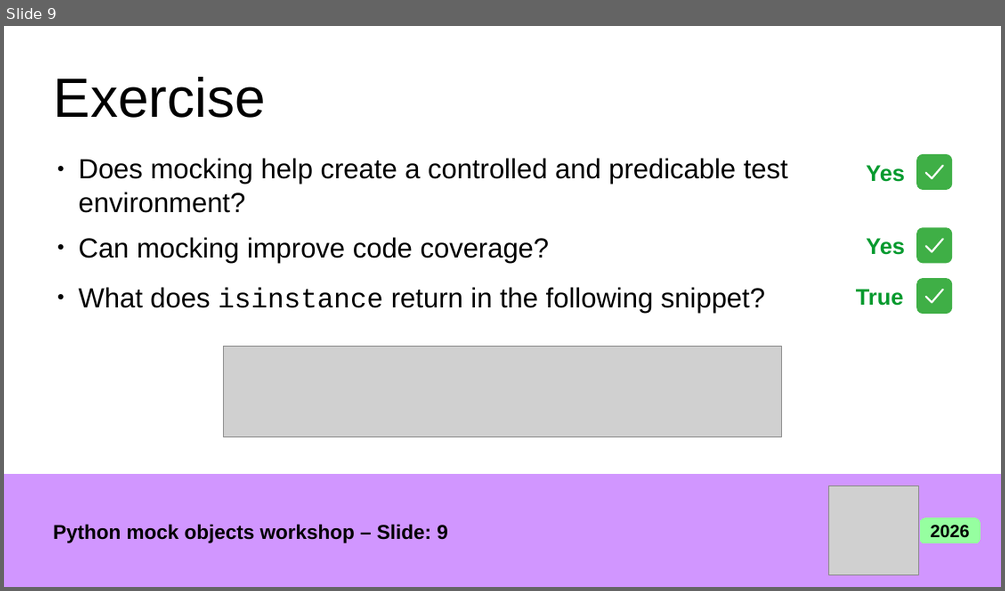
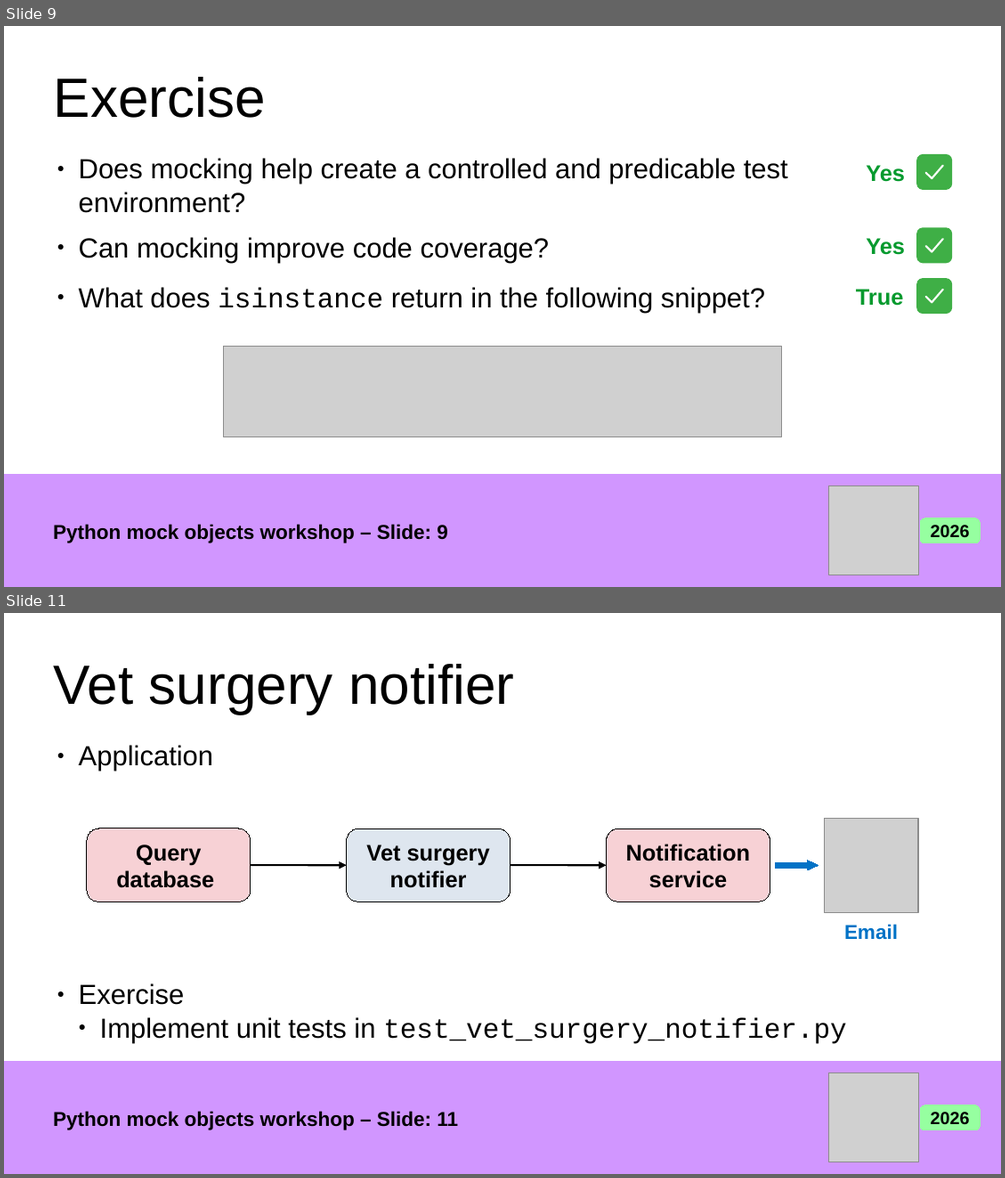
Before and after one commit to giusepperaffa/pycon-wroclaw-2026, a slide deck: Python_Mock_Objects_Workshop.odp. Shown one above the other, each under a label of ours: slide 9 before the commit, slides 9 and 11 after it; the slides between them are not shown. The pictures are 1005x591 and 1005x1178 pixels, drawn with LibreOffice and Linux fonts; fonts in the diff are those of the drawing; grey boxes stand for pictures. Boxes give left, top, right and bottom in pixels: in the first picture for what was removed or moved away, otherwise in the second. Text is boxed around its words. In the diff, an @@ line names an element or a change of style, - is before the commit and + after.

Commit message:
Add diagrams to illustrate exercises

```diff
--- a/Python_Mock_Objects_Workshop.odp
+++ b/Python_Mock_Objects_Workshop.odp
@@ slide 11 added at [4,613,1001,1174], background #FFFFFF @@
@@ title added at [54,664,514,714], 44 pt, text #000000 @@
+Vet surgery notifier
@@ text added at [79,745,214,771], 22 pt, text #000000 @@
+● Application
@@ group added at [86,819,919,940]: 3 rounded rectangles, 2 arrows, 1 picture, 1 text, 1 right arrow @@
+Query database
+Vet surgery notifier
+Notification service
+Email
@@ text added at [79,983,847,1044], 22 pt, text #000000 @@
+● Exercise
+  ● Implement unit tests in test_vet_surgery_notifier.py
@@ group added at [4,1062,1001,1174]: 1 rectangle, 1 picture, 1 text, 1 rounded rectangle @@
+Python mock objects workshop – Slide: 11
+2026
```
Also in this commit, not shown: 1 other slide added, 1 other file.
